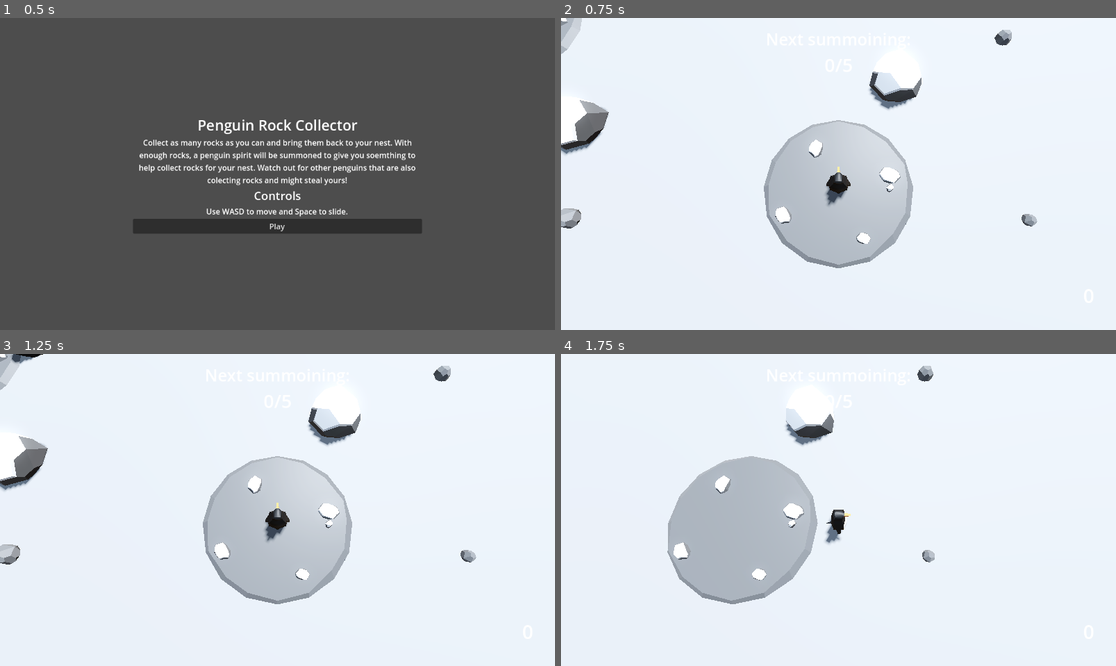
Above: before the commit, frames 1-4 (two rows, left to right).
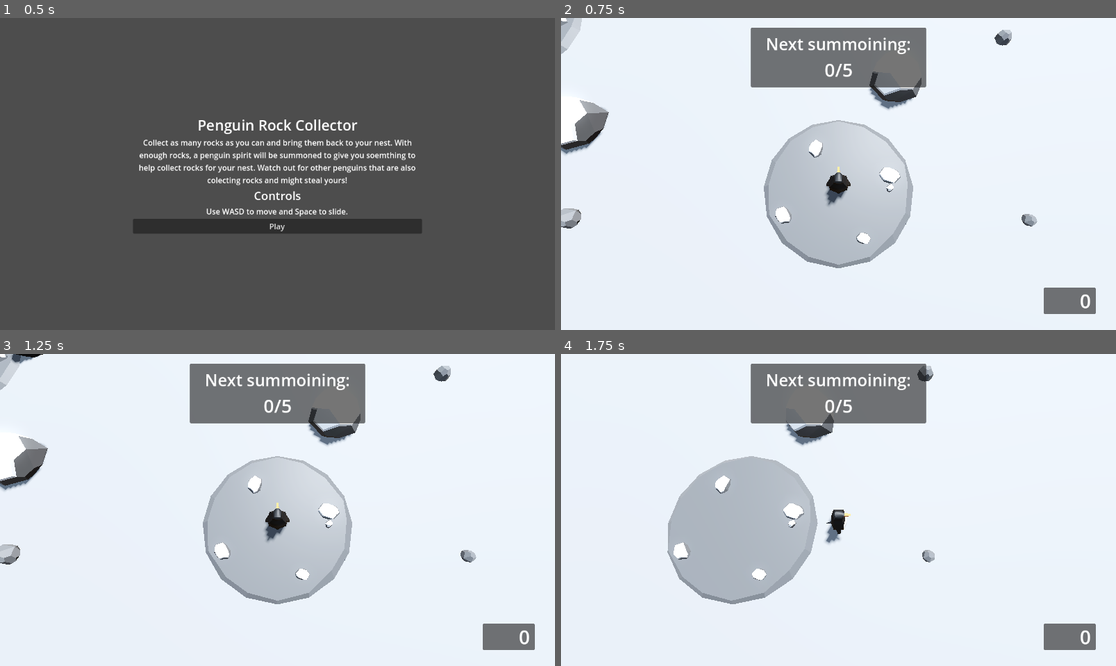
Above: after the commit, the same moments.

Repository: Edtg/Ludum-Dare-55
Game: Godot game, scene res://scenes/main.tscn
Same seed, same stepped clock (60 frames per second), same inputs: the game is played once before the commit and once after it.
Inputs:
- Up to frame 1 (0.5 s): no input
- Up to frame 2 (0.75 s): click "Play" at 0.5 s
- Up to frame 3 (1.25 s): no input
- Up to frame 4 (1.75 s): hold D (move_right) from 1.28 s (still down); tap Space (slide) at 1.35 s

Frame 1 is identical in both runs. In frame 2, 6.5% of the frame differs, in the area x 34-97%, y 3-95%; in frame 3, 6.5%; in frame 4, 6.5%.

Commit message:
Added panel containers to HUD

Diff:
--- a/scenes/characters/player.gd
+++ b/scenes/characters/player.gd
@@ -19,8 +19,8 @@
 var rock_count: int
 var max_rocks: int = 2
 
-@onready var rock_counter = $HUD/RockCounter
-@onready var goal_counter = $HUD/GoalContainer/GoalCounter
+@onready var rock_counter = $HUD/PanelContainer2/MarginContainer/RockCounter
+@onready var goal_counter = $HUD/PanelContainer/MarginContainer/GoalContainer/GoalCounter
 @onready var upgrade_menu = $HUD/UpgradeMenu
 @onready var movement_animation = $MovementAnimation
 @onready var pivot = $Pivot
--- a/scenes/characters/player.tscn
+++ b/scenes/characters/player.tscn
@@ -77,18 +77,26 @@
 
 [node name="HUD" type="CanvasLayer" parent="."]
 
-[node name="RockCounter" type="Label" parent="HUD"]
+[node name="PanelContainer2" type="PanelContainer" parent="HUD"]
 anchors_preset = 3
 anchor_left = 1.0
 anchor_top = 1.0
 anchor_right = 1.0
 anchor_bottom = 1.0
-offset_left = -114.0
-offset_top = -99.0
-offset_right = -45.0
-offset_bottom = -44.0
+offset_left = -150.0
+offset_top = -88.0
+offset_right = -42.0
+offset_bottom = -33.0
 grow_horizontal = 0
 grow_vertical = 0
+
+[node name="MarginContainer" type="MarginContainer" parent="HUD/PanelContainer2"]
+layout_mode = 2
+theme_override_constants/margin_left = 10
+theme_override_constants/margin_right = 10
+
+[node name="RockCounter" type="Label" parent="HUD/PanelContainer2/MarginContainer"]
+layout_mode = 2
 theme_override_font_sizes/font_size = 40
 text = "0"
 horizontal_alignment = 2
@@ -96,23 +104,33 @@
 [node name="UpgradeMenu" parent="HUD" instance=ExtResource("3_77upm")]
 visible = false
 
-[node name="GoalContainer" type="VBoxContainer" parent="HUD"]
+[node name="PanelContainer" type="PanelContainer" parent="HUD"]
 anchors_preset = 5
 anchor_left = 0.5
 anchor_right = 0.5
-offset_left = -152.0
+offset_left = -182.0
 offset_top = 20.0
-offset_right = 152.0
-offset_bottom = 124.0
+offset_right = 182.0
+offset_bottom = 144.0
 grow_horizontal = 2
 
-[node name="Label" type="Label" parent="HUD/GoalContainer"]
+[node name="MarginContainer" type="MarginContainer" parent="HUD/PanelContainer"]
+layout_mode = 2
+theme_override_constants/margin_left = 30
+theme_override_constants/margin_top = 10
+theme_override_constants/margin_right = 30
+theme_override_constants/margin_bottom = 10
+
+[node name="GoalContainer" type="VBoxContainer" parent="HUD/PanelContainer/MarginContainer"]
+layout_mode = 2
+
+[node name="Label" type="Label" parent="HUD/PanelContainer/MarginContainer/GoalContainer"]
 layout_mode = 2
 theme_override_font_sizes/font_size = 34
 text = "Next summoining:"
 horizontal_alignment = 1
 
-[node name="GoalCounter" type="Label" parent="HUD/GoalContainer"]
+[node name="GoalCounter" type="Label" parent="HUD/PanelContainer/MarginContainer/GoalContainer"]
 layout_mode = 2
 theme_override_font_sizes/font_size = 38
 text = "0/0"
